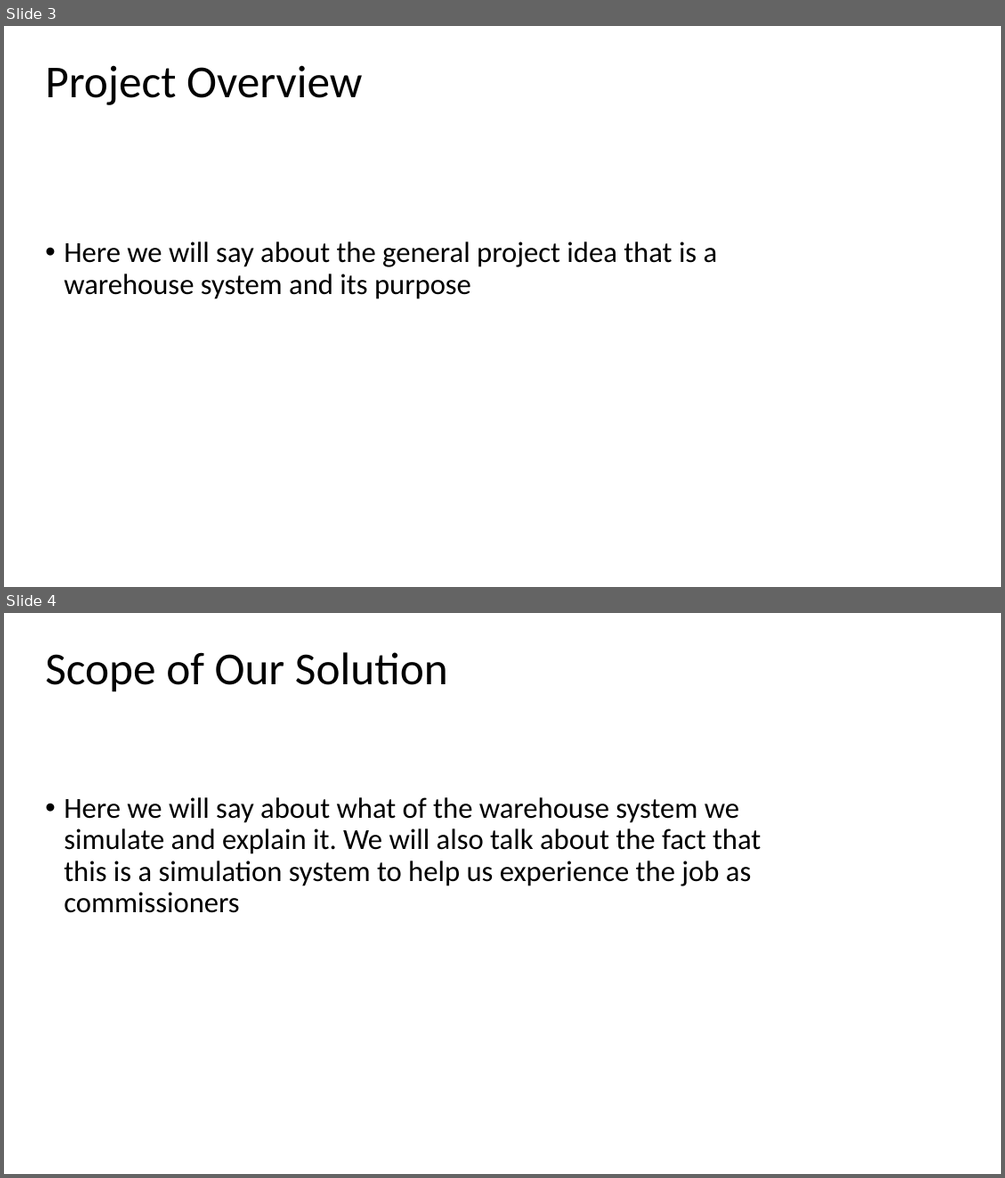
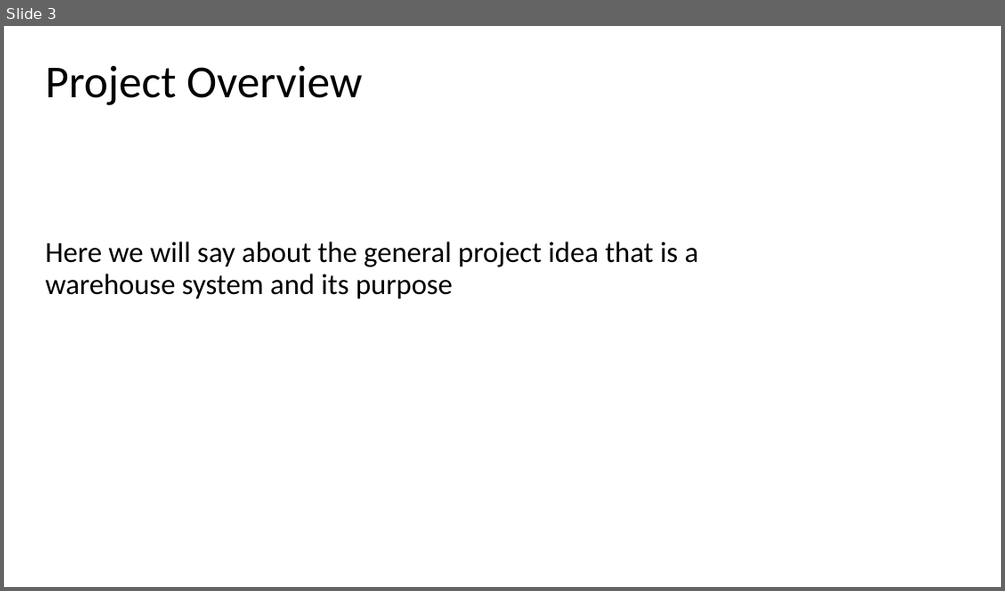
Before and after one commit to wallmenis/exercise, a slide deck: presentation/Presentation.pptx. Shown one above the other, each under a label of ours: slides 3 and 4 before the commit, slide 3 after it. The pictures are 1005x1178 and 1005x591 pixels, drawn with LibreOffice and Linux fonts; fonts in the diff are those of the drawing; background and template pictures are left out. Boxes give left, top, right and bottom in pixels: in the first picture for what was removed or moved away, otherwise in the second. Text is boxed around its words. In the diff, an @@ line names an element or a change of style, - is before the commit and + after.

```diff
--- a/presentation/Presentation.pptx
+++ b/presentation/Presentation.pptx
@@ slide 4 removed at [4,613,1001,1174], background picture (left out) @@
@@ title removed at [45,652,448,692] @@
-Scope of Our Solution
@@ subtitle removed at [64,797,760,913] @@
-• Here we will say about what of the warehouse system we simulate and explain it. We will also talk about the fact that this is a simulation system to help us experience the job as commissioners
@@ slide 3 changed as well @@
@@ subtitle "Here we will say about ..." at [45,241,699,299]: bullet • to none @@
```
Also in this commit, not shown: 5 other slides changed, 5 slides added, 4 other slides removed, 1 other file.
